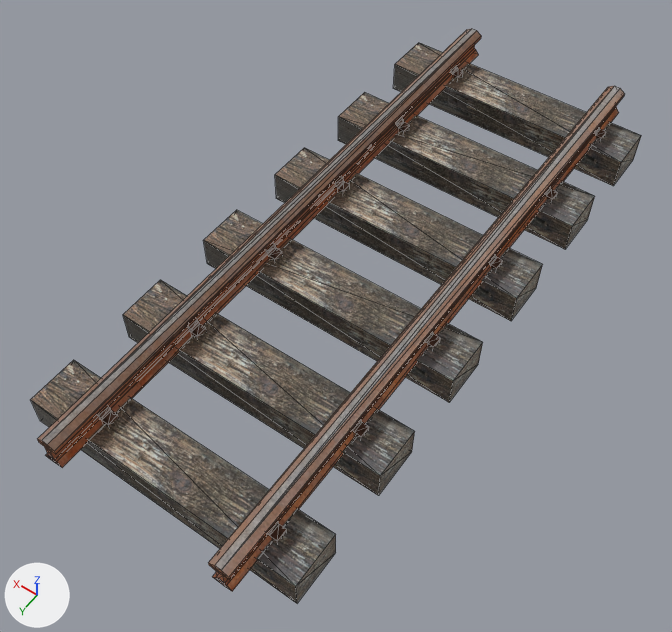
The OBJ model assets/meshes/infr/rail/rail_track_750mm/rail_track_750mm_tracks.obj as it was, and as the next commit left it.
Rendered twice from a camera (50 mm lens) standing at (-1.69, 4.5, 3.69) and looking at (0.03, 2.08, -0.1). Lighting does not change. The marker at lower left points along +X, +Y and +Z. Mesh edges are drawn as thin lines. Where no turn or scale is listed for an object, it has been applied to the vertices.

Before the edit, the objects in view are built like this:
```python
mat_matrailtrack = bpy.data.materials.new('matRailTrack')
mat_matrailtrack.use_nodes = True; mat_matrailtrack.node_tree.nodes.clear()
_N = mat_matrailtrack.node_tree.nodes; _L = mat_matrailtrack.node_tree.links
n0 = _N.new('ShaderNodeBsdfPrincipled'); n0.name = 'Principled BSDF'
n0.inputs[2].default_value = 0.914  # 'Roughness'
n1 = _N.new('ShaderNodeOutputMaterial'); n1.name = 'Material Output'
n2 = _N.new('ShaderNodeTexImage'); n2.name = 'Image Texture'
n2.image = img_tex_rail_track_normal_tracks_d_png
n3 = _N.new('ShaderNodeTexImage'); n3.name = 'Image Texture.001'
n3.image = img_tex_rail_track_normal_tracks_n_png
n4 = _N.new('ShaderNodeNormalMap'); n4.name = 'Normal Map'
n4.inputs[0].default_value = 0.6  # 'Strength'
_L.new(n2.outputs[0], n0.inputs[0])  # 'Color' to 'Base Color'
_L.new(n3.outputs[0], n4.inputs[1])  # 'Color' to 'Color'
_L.new(n4.outputs[0], n0.inputs[5])  # 'Normal' to 'Normal'
_L.new(n0.outputs[0], n1.inputs[0])  # 'BSDF' to 'Surface'
me_railtracklogs = bpy.data.meshes.new('RailTrackLogs')
me_railtracklogs.from_pydata(...)  # 48 vertices, 72 faces; spans x -0.72..0.79, y 0.12..3.42, z -0.08..0.11
me_railtracklogs.materials.append(mat_matrailtrack)
me_railtracktrack = bpy.data.meshes.new('RailTrackTrack')
me_railtracktrack.from_pydata(...)  # 320 vertices, 584 faces; spans x -0.55..0.55, y 0.0..3.58, z 0.08..0.26
me_railtracktrack.materials.append(mat_matrailtrack)
ob_railtracklogs = bpy.data.objects.new('RailTrackLogs', me_railtracklogs)
ob_railtracklogs.location = (0.0, 0.0, 0.0)
ob_railtracktrack = bpy.data.objects.new('RailTrackTrack', me_railtracktrack)
ob_railtracktrack.location = (0.0, 0.0, 0.0)
```
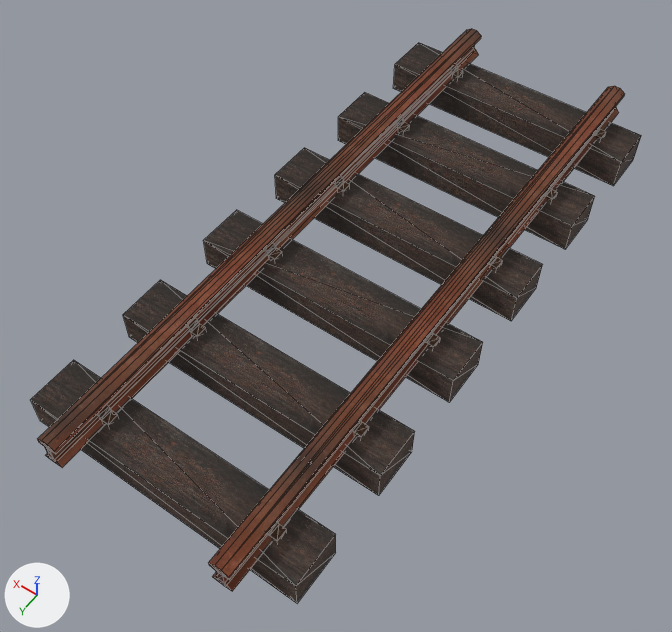
Pixel boxes [x1, y1, x2, y2] of what changed, in the pictures (672 x 632 px):
'RailTrackLogs', surface changed
    both: [31, 43, 641, 603]
'RailTrackTrack', surface changed
    both: [37, 29, 625, 591]

The change, as a diff of the scene's bpy script:
```diff
--- a/assets/meshes/infr/rail/rail_track_750mm/rail_track_750mm_tracks.obj.py
+++ b/assets/meshes/infr/rail/rail_track_750mm/rail_track_750mm_tracks.obj.py
@@ img_tex_rail_tracks_tracks_d_png @@
+img_tex_rail_tracks_tracks_d_png = load_image('tex_rail_tracks_tracks_d.png', 'tex_rail_tracks_tracks_d.png', 1024, 1024, 'sRGB')
@@ img_tex_rail_tracks_tracks_n_png @@
+img_tex_rail_tracks_tracks_n_png = load_image('tex_rail_tracks_tracks_n.png', 'tex_rail_tracks_tracks_n.png', 1024, 1024, 'sRGB')
@@ mat_matrailtrack @@
 n2 = _N.new('ShaderNodeTexImage'); n2.name = 'Image Texture'
-n2.image = img_tex_rail_track_normal_tracks_d_png
+n2.image = img_tex_rail_tracks_tracks_d_png
 n3 = _N.new('ShaderNodeTexImage'); n3.name = 'Image Texture.001'
-n3.image = img_tex_rail_track_normal_tracks_n_png
+n3.image = img_tex_rail_tracks_tracks_n_png
 n4 = _N.new('ShaderNodeNormalMap'); n4.name = 'Normal Map'
-n4.inputs[0].default_value = 0.6  # 'Strength'
 _L.new(n2.outputs[0], n0.inputs[0])  # 'Color' to 'Base Color'
@@ me_railtracklogs @@
 me_railtracklogs.from_pydata(...)  # 48 vertices, 72 faces; spans x -0.72..0.79, y 0.12..3.42, z -0.08..0.11
 # used by ob_railtracklogs; location = (0.0, 0.0, 0.0)
+# me_railtracklogs part 1: texture (UV) coordinates of 72 of 72 faces, centred in x -0.72..0.79, y 0.12..3.42, z -0.08..0.11, changed; they spanned u 0.74..0.87, v 0.01..0.96 and now span u 0.04..0.98, v 0.27..0.46
 me_railtracklogs.materials.append(mat_matrailtrack)
@@ me_railtracktrack @@
 me_railtracktrack.from_pydata(...)  # 320 vertices, 584 faces; spans x -0.55..0.55, y 0.0..3.58, z 0.08..0.26
 # used by ob_railtracktrack; location = (0.0, 0.0, 0.0)
+# me_railtracktrack part 2: texture (UV) coordinates of 584 of 584 faces, centred in x -0.55..0.55, y 0.0..3.58, z 0.08..0.26, changed; they spanned u 0.02..0.66, v 0.0..0.99 and now span u -0.89..2.07, v 0.01..0.91
 me_railtracktrack.materials.append(mat_matrailtrack)
```
